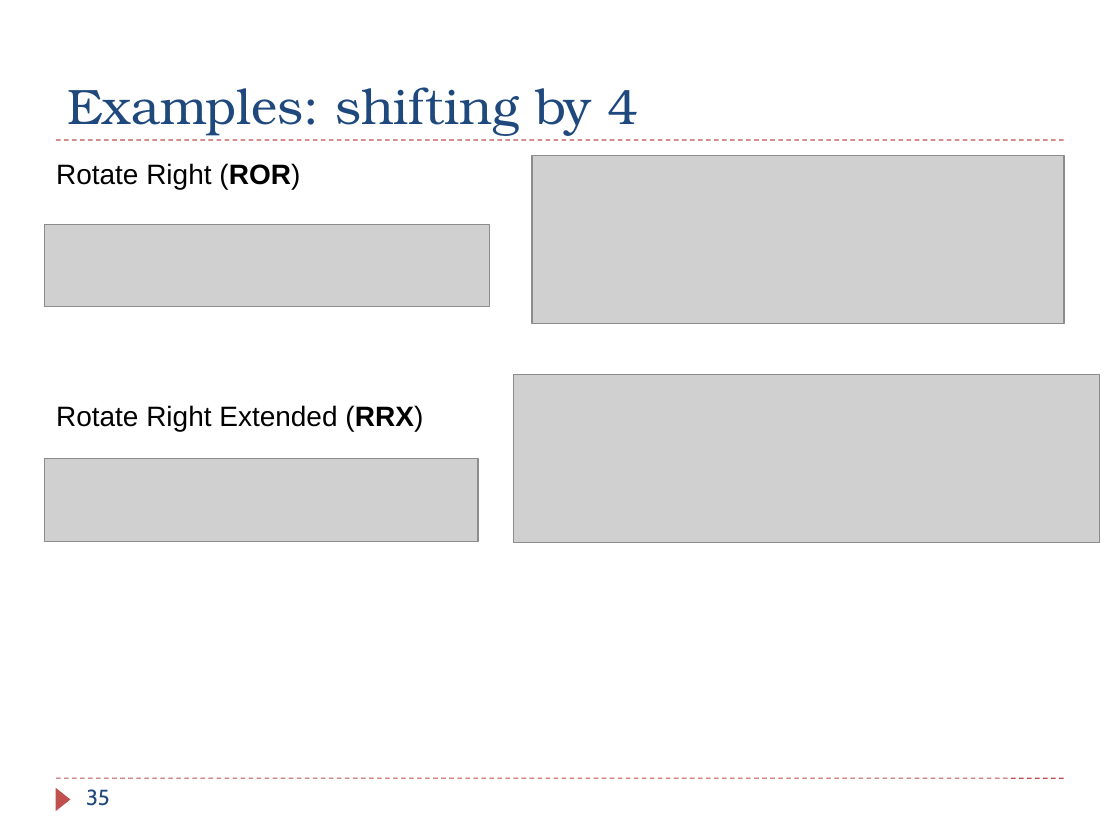
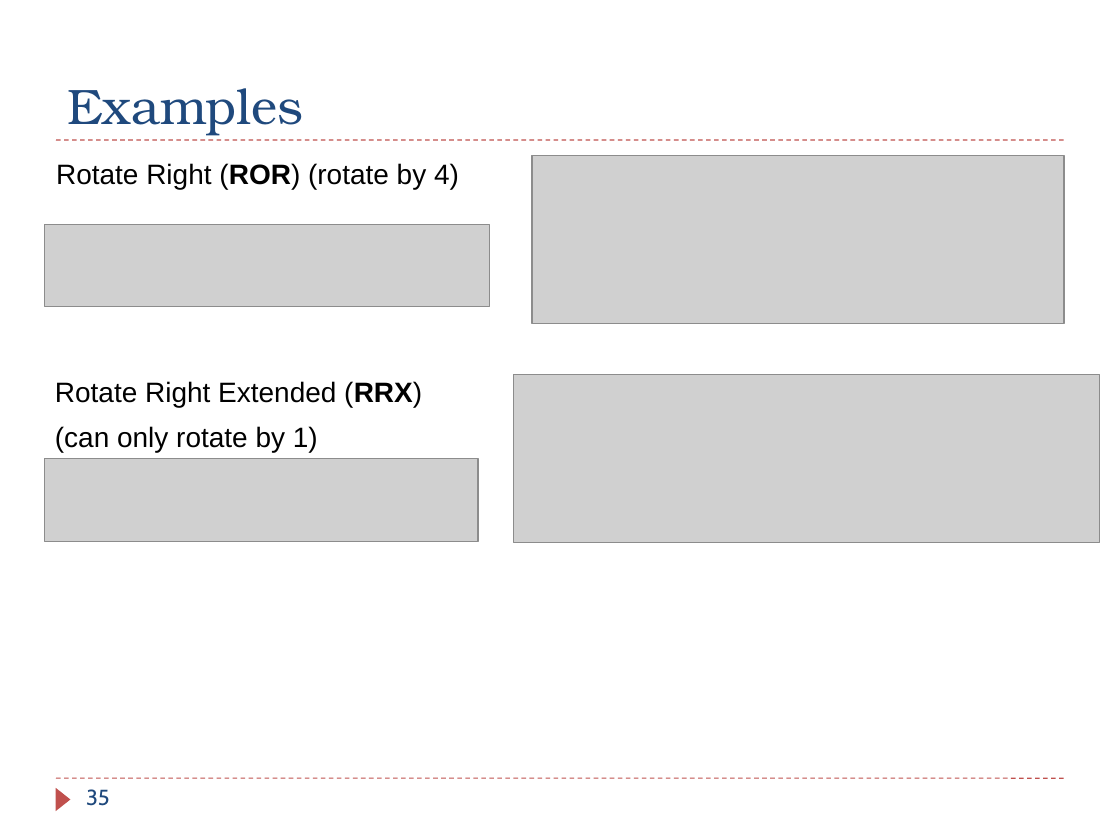
Before and after one commit to guhofstra/CSC111Fa25, a slide deck: slide 35 of PPTs/Ch4_ARM_Arithmetic_Logic.pptx. Drawn at 1120x840 pixels with LibreOffice and Linux fonts; fonts in the diff are those of the drawing; grey boxes stand for pictures. Boxes give left, top, right and bottom in pixels: in the first picture for what was removed or moved away, otherwise in the second. Text is boxed around its words. In the diff, an @@ line names an element or a change of style, - is before the commit and + after.

```diff
--- a/PPTs/Ch4_ARM_Arithmetic_Logic.pptx
+++ b/PPTs/Ch4_ARM_Arithmetic_Logic.pptx
@@ title at box(67, 88, 303, 136): text changed @@
-Examples: shifting by 4
+Examples
@@ text at box(56, 163, 459, 189): text changed @@
-Rotate Right (ROR)
+Rotate Right (ROR) (rotate by 4)
@@ text "Rotate Right Extended (RRX)": place and size @@
-text "Rotate Right Extended (RRX)" at box(56, 405, 423, 431)
+text "Rotate Right Extended (RRX)" at box(55, 381, 422, 452)
@@ text at box(55, 426, 318, 452): paragraph added @@
+(can only rotate by 1)
```
Also in this commit, not shown: 2 other slides changed, 1 slide added, 3 other files.
